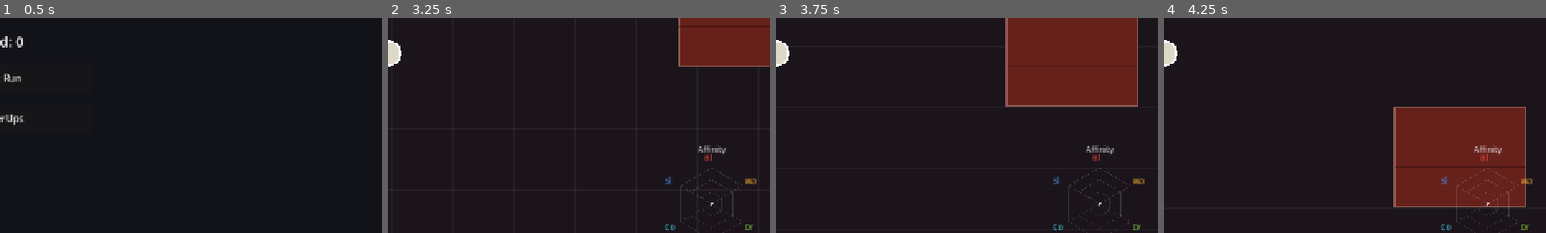
Above: before the commit, frames 1-4 (left to right).
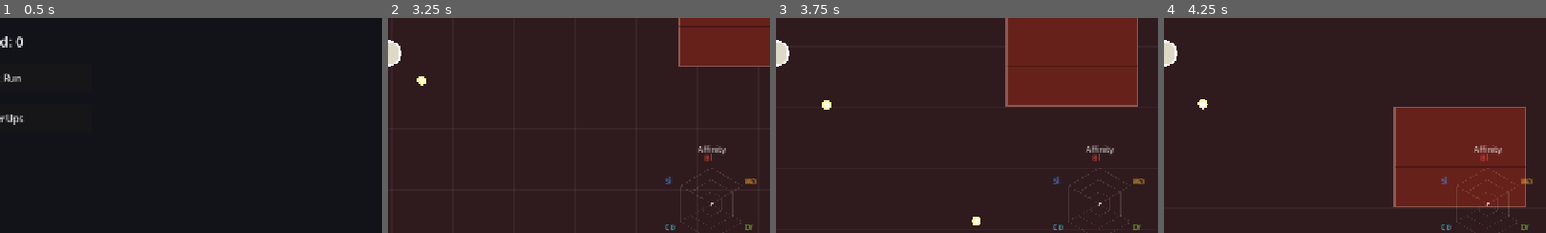
Above: after the commit, the same moments.

Repository: veighnsche/survivors-prototype
Game: Godot game, scene res://main_menu.tscn
Two runs of this game, one before a commit and one after it. Both use one fixed random seed, a clock stepped at 60 frames per second and the inputs below.
Inputs:
- Up to frame 1 (0.5 s): no input
- Up to frame 2 (3.25 s): click "Start Run" at 0.5 s; tap Enter at 1.25 s; hold D 1.28-2.03 s; tap 1 at 1.35 s; hold S 2.03-2.78 s; tap 2 at 2.1 s; hold D from 2.78 s (still down); tap 3 at 2.85 s
- Up to frame 3 (3.75 s): release D at 3.53 s; hold W from 3.53 s (still down); tap Q at 3.6 s
- Up to frame 4 (4.25 s): keep holding W
The pictures show only the part of the screen within x 50-100%, y 42-92%; the shares and areas given below are measured in that part.

Frame 1 is identical in both runs. In frame 2, less than 0.1% of the frame differs, in the area x 7-10%, y 27-32%; in frame 3, 0.2%, in the area x 12-54%, y 38-97%; in frame 4, less than 0.1%.

Commit message:
Fix caster-brain livelock + biome-colored ground
- The brain never cast: its "retry shortly" fallback reset bolt_cd to 0.1 every
  frame, re-arming it faster than the per-frame decrement could drain it — a
  livelock, so no spell ever fired. Fallback now does nothing; cooldowns tick.
- The ground itself is now painted per-block from the biome map (borders are
  visible terrain you can walk toward), replacing the player-position tint.
- Debug hooks: DBG_STAND makes the sim bot stand still.

Co-Authored-By: Claude Opus 4.8 <noreply@anthropic.com>

Diff:
--- a/scripts/background_grid.gd
+++ b/scripts/background_grid.gd
@@ -1,37 +1,48 @@
 class_name BackgroundGrid
 extends Node2D
-## A world-space grid that follows the player so movement reads on the
-## otherwise-empty infinite field.
+## The ground. Paints biome-colored patches by sampling the biome map per block,
+## so region borders are visible terrain you can see and walk toward — plus the
+## scrolling grid that makes motion read.
+
+const BLOCK := 128.0  # ground-patch sampling size
 
 var target: Node2D
+var biome_map: BiomeMap
 var cell := 64.0
 var line_color := Color(1, 1, 1, 0.05)
-var tint_color := Color(0.9, 0.3, 0.28)  # set by the run director to the current biome color
-var _shown_tint := Color(0.9, 0.3, 0.28)
 
 
-func _process(delta: float) -> void:
+func _process(_delta: float) -> void:
 	if target != null and is_instance_valid(target):
 		global_position = target.global_position
-		_shown_tint = _shown_tint.lerp(tint_color, minf(delta * 2.0, 1.0))
 		queue_redraw()
 
 
 func _draw() -> void:
 	var vp := get_viewport_rect().size
-	var half := vp * 0.65  # cover a bit more than the screen
+	var half := vp * 0.65
 	var left := -half.x
 	var right := half.x
 	var top := -half.y
 	var bottom := half.y
 
-	# Soft biome tint so you can read which region you're in at a glance.
-	draw_rect(Rect2(left, top, right - left, bottom - top), Color(_shown_tint.r, _shown_tint.g, _shown_tint.b, 0.045))
+	# Ground: biome-colored patches sampled from the world map (borders visible).
+	if biome_map != null:
+		var wx0 := floorf((global_position.x + left) / BLOCK) * BLOCK
+		var wy0 := floorf((global_position.y + top) / BLOCK) * BLOCK
+		var wy := wy0
+		while wy < global_position.y + bottom + BLOCK:
+			var wx := wx0
+			while wx < global_position.x + right + BLOCK:
+				var biome := biome_map.biome_at(Vector2(wx + BLOCK * 0.5, wy + BLOCK * 0.5))
+				var c: Color = Config.BIOMES[biome].color
+				draw_rect(Rect2(wx - global_position.x, wy - global_position.y, BLOCK, BLOCK), Color(c.r, c.g, c.b, 0.14))
+				wx += BLOCK
+			wy += BLOCK
 
-	# Offset the lines by the world position so the grid appears to scroll.
+	# Scrolling grid lines.
 	var ox := fposmod(global_position.x, cell)
 	var oy := fposmod(global_position.y, cell)
-
 	var x := left - ox
 	while x <= right:
 		draw_line(Vector2(x, top), Vector2(x, bottom), line_color, 1.0)
--- a/scripts/game.gd
+++ b/scripts/game.gd
@@ -61,6 +61,7 @@
 
 	bg = BackgroundGrid.new()
 	bg.target = player
+	bg.biome_map = biome_map
 	add_child(bg)
 
 	var obstacles := ObstacleField.new()
@@ -187,7 +188,6 @@
 		_merge_gems()
 
 	var biome := biome_map.biome_at(player.global_position)
-	bg.tint_color = Config.BIOMES[biome].color
 	if biome != _cur_biome:
 		_cur_biome = biome
 		hud.show_banner("Entering %s" % Config.BIOMES[biome].name, Config.BIOMES[biome].color)
--- a/scripts/player.gd
+++ b/scripts/player.gd
@@ -135,6 +135,8 @@
 
 
 func _sim_bot_vector() -> Vector2:
+	if OS.has_environment("DBG_STAND"):
+		return Vector2.ZERO
 	var e := _nearest_enemy_in(99999.0)
 	if e == null:
 		return Vector2.RIGHT
@@ -295,7 +297,7 @@
 			_cast_wither(best_target)
 			wither_cd = 4.0
 		_:
-			bolt_cd = 0.1  # nothing worth casting; check again shortly
+			pass  # nothing worth casting; cooldowns keep ticking, brain re-runs next frame
 
 
 func _nearest_enemy_in(reach: float) -> Node2D:
